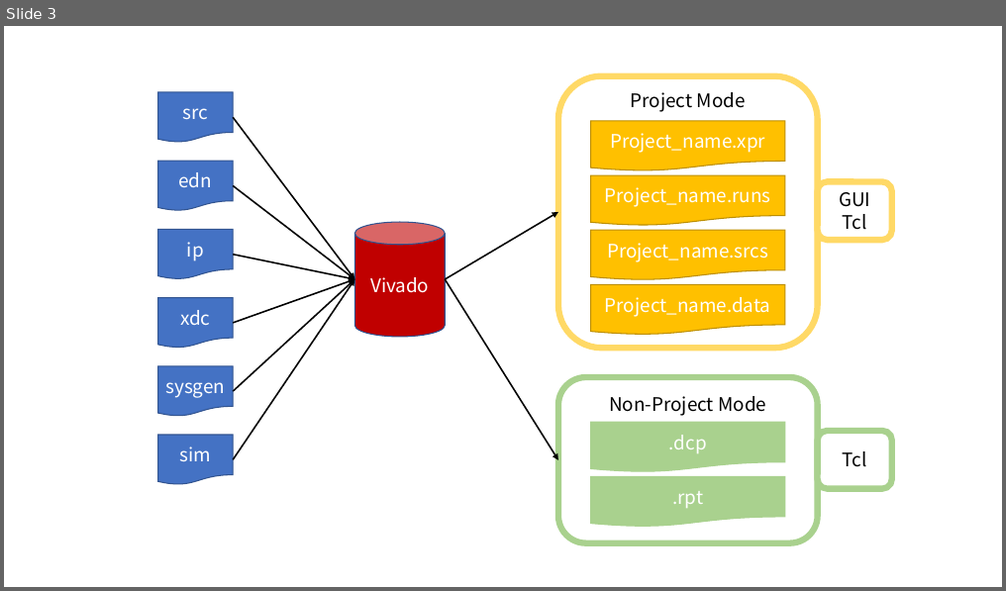
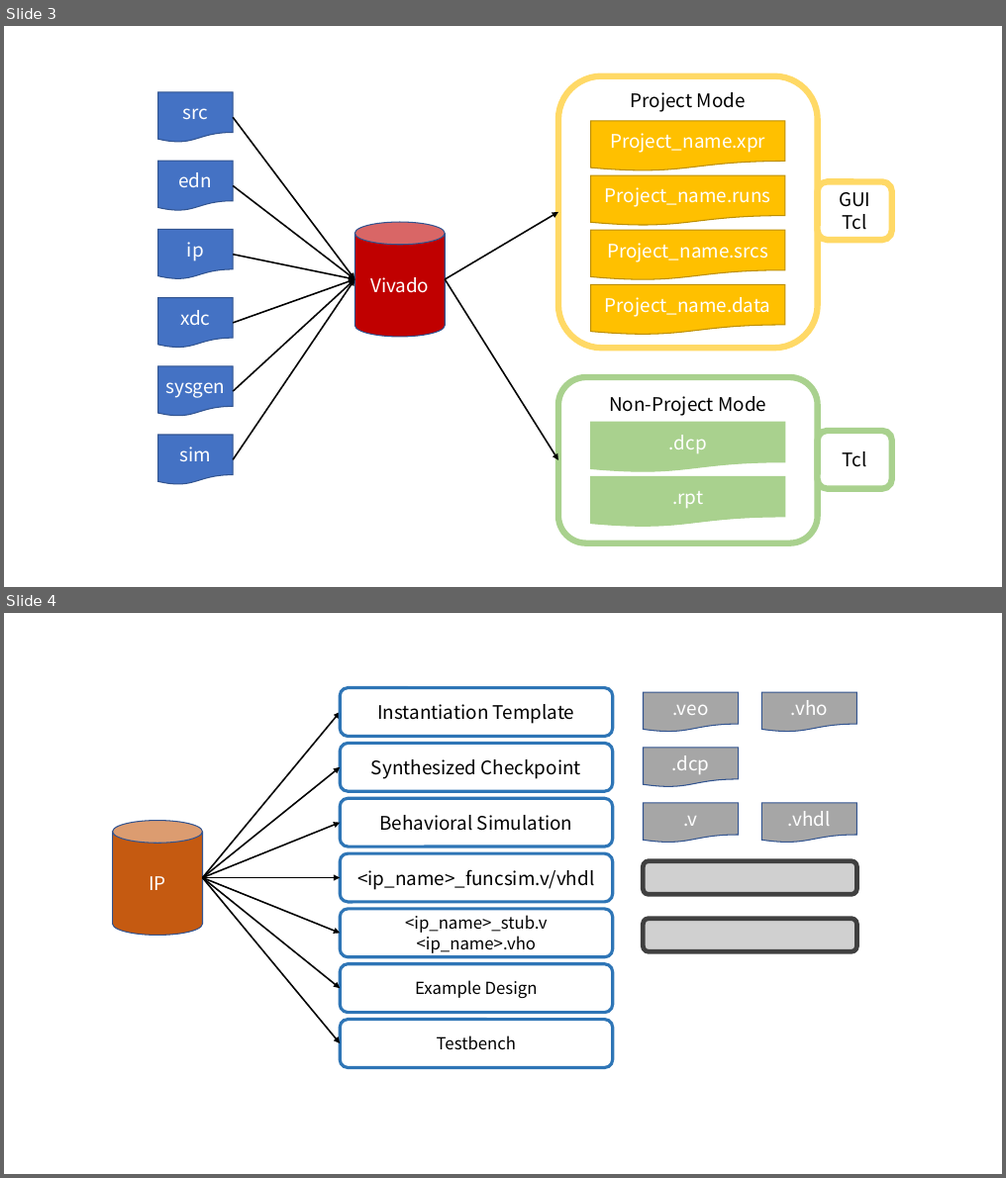
Before and after one commit to Verdvana/Verdvana.github.io, a slide deck: _posts/Vivado入门/Vivado入门.pptx. Shown one above the other, each under a label of ours: slide 3 before the commit, slides 3 and 4 after it. The pictures are 1006x591 and 1006x1178 pixels, drawn with LibreOffice and Linux fonts; fonts in the diff are those of the drawing; grey boxes stand for pictures. Boxes give left, top, right and bottom in pixels: in the first picture for what was removed or moved away, otherwise in the second. Text is boxed around its words. In the diff, an @@ line names an element or a change of style, - is before the commit and + after.

```diff
--- a/_posts/Vivado入门/Vivado入门.pptx
+++ b/_posts/Vivado入门/Vivado入门.pptx
@@ slide 4 added at (4, 613, 1002, 1174), background #FFFFFF @@
@@ rounded rectangle added at (341, 688, 613, 737), fill #FFFFFF, outline #2E75B6 3 pt, 18 pt, text #000000 @@
+Instantiation Template
@@ flow chart document added at (644, 692, 739, 732), fill #A6A6A6, outline #325491 1 pt, 18 pt, text #FFFFFF @@
+.veo
@@ flow chart document added at (761, 692, 856, 732), fill #A6A6A6, outline #325491 1 pt, 18 pt, text #FFFFFF @@
+.vho
@@ arrow added from (202, 878) to (341, 712), #000000 1.5 pt @@
@@ rounded rectangle added at (341, 744, 613, 792), fill #FFFFFF, outline #2E75B6 3 pt, 18 pt, text #000000 @@
+Synthesized Checkpoint
@@ flow chart document added at (644, 748, 739, 787), fill #A6A6A6, outline #325491 1 pt, 18 pt, text #FFFFFF @@
+.dcp
@@ arrow added from (202, 878) to (341, 767), #000000 1.5 pt @@
@@ cylinder added at (113, 820, 202, 935), fill #C55A11, outline #325491 1 pt, 18 pt, text #FFFFFF @@
+IP
@@ rounded rectangle added at (341, 799, 613, 848), fill #FFFFFF, outline #2E75B6 3 pt, 18 pt, text #000000 @@
+Behavioral Simulation
@@ flow chart document added at (644, 803, 739, 843), fill #A6A6A6, outline #325491 1 pt, 18 pt, text #FFFFFF @@
+.v
@@ flow chart document added at (761, 803, 856, 843), fill #A6A6A6, outline #325491 1 pt, 18 pt, text #FFFFFF @@
+.vhdl
@@ arrow added from (202, 878) to (341, 823), #000000 1.5 pt @@
@@ arrow added from (202, 878) to (341, 878), #000000 1.5 pt @@
@@ arrow added from (202, 878) to (341, 934), #000000 1.5 pt @@
@@ arrow added from (202, 878) to (341, 989), #000000 1.5 pt @@
@@ arrow added from (202, 878) to (341, 1044), #000000 1.5 pt @@
@@ rounded rectangle added at (341, 854, 613, 903), fill #FFFFFF, outline #2E75B6 3 pt, 18 pt, text #000000 @@
+<ip_name>_funcsim.v/vhdl
@@ picture added at (644, 861, 857, 894) @@
@@ rounded rectangle added at (341, 909, 613, 958), fill #FFFFFF, outline #2E75B6 3 pt, 16 pt, text #000000 @@
+<ip_name>_stub.v
+<ip_name>.vho
@@ picture added at (644, 919, 857, 952) @@
@@ rounded rectangle added at (341, 964, 613, 1013), fill #FFFFFF, outline #2E75B6 3 pt, 16 pt, text #000000 @@
+Example Design
@@ rounded rectangle added at (341, 1020, 613, 1068), fill #FFFFFF, outline #2E75B6 3 pt, 16 pt, text #000000 @@
+Testbench
```
Also in this commit, not shown: 2 other files.
